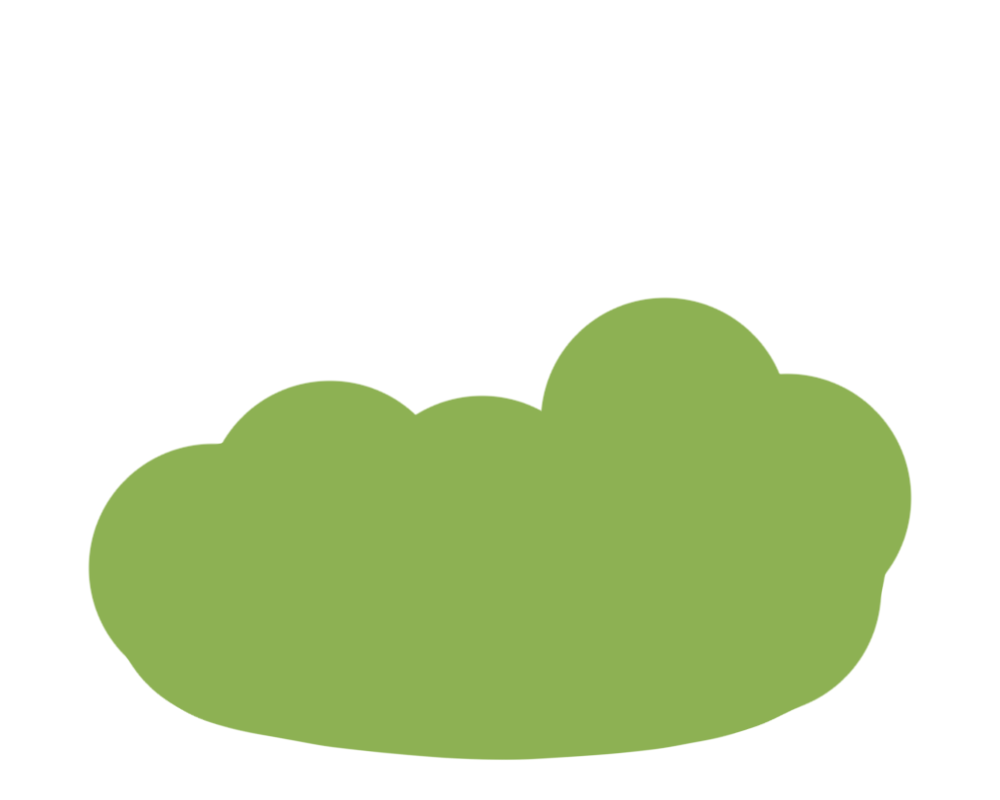
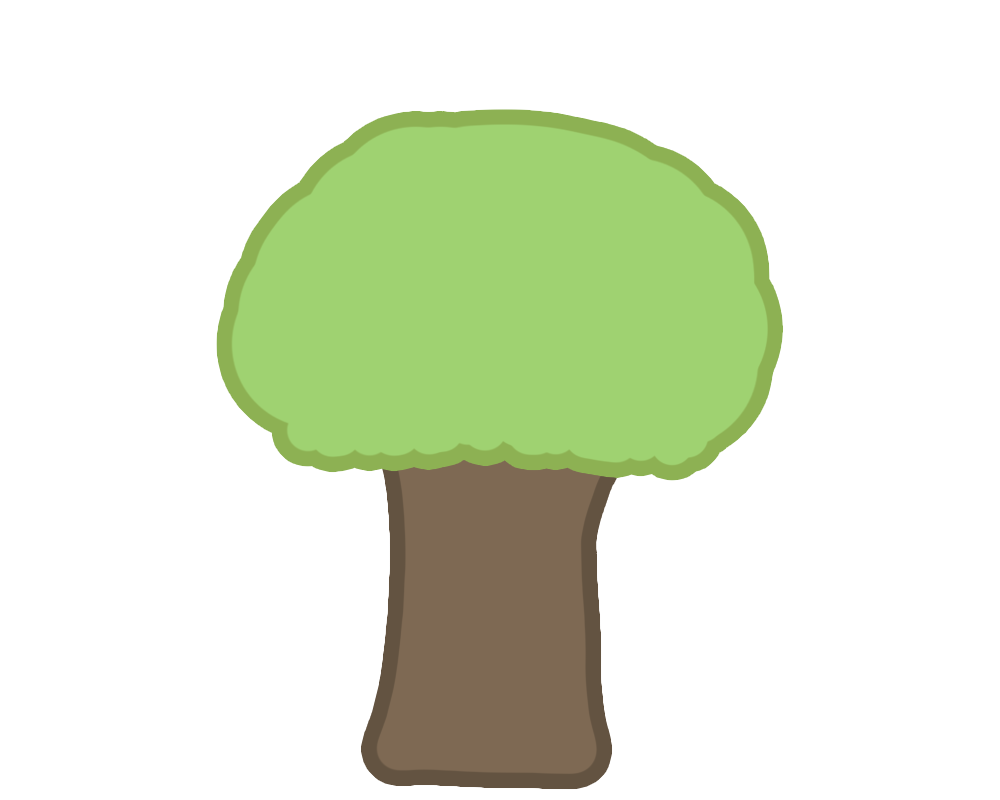
Comparing the layer stacks of the two 1000px x 800px images. Changes:
added group "Tree" with 2 layers above "Rocks" over (231, 124, 769, 775)
added layer "Layer 7" in group "Tree" over (231, 124, 769, 466)
added layer "Layer 5" in group "Tree" over (373, 349, 627, 775)
moved "Layer 1" into group "Bush", painted on it over (87, 296, 913, 761)
